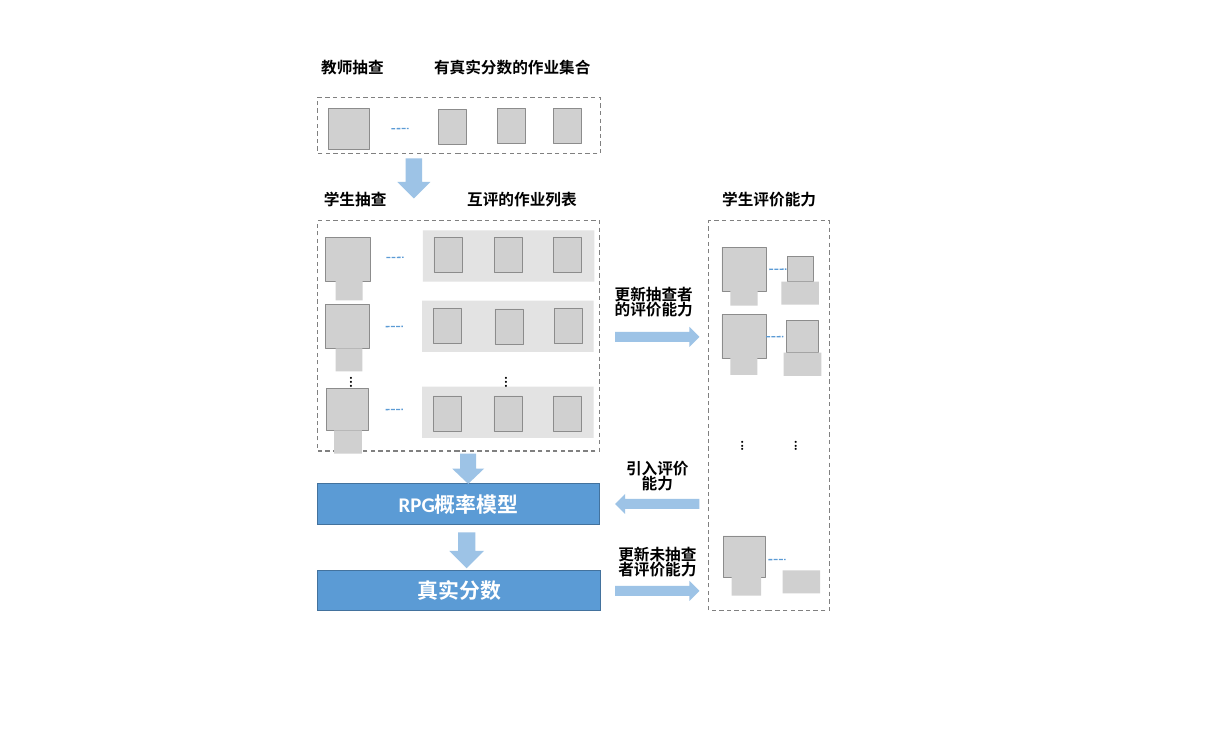
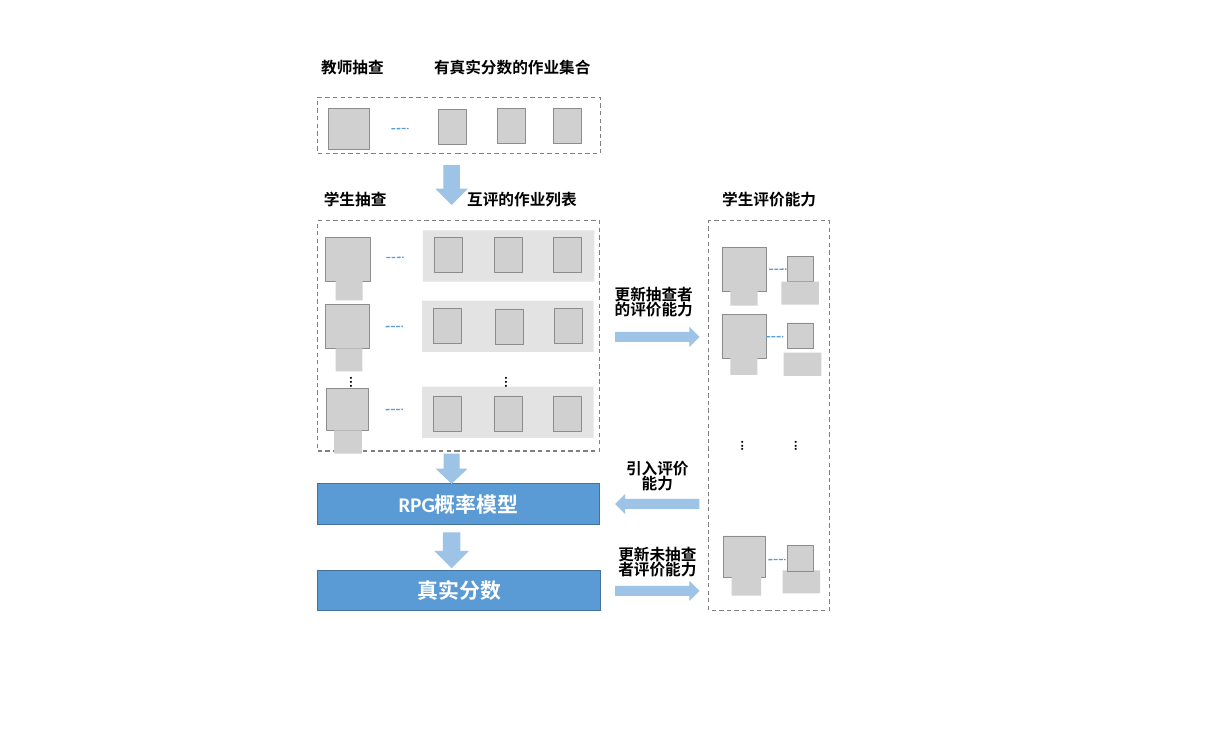
Before and after one commit to CHDYPY/douban, a slide deck: slide 5 of paper/相关图.pptx. Drawn at 1232x739 pixels with LibreOffice and Linux fonts; fonts in the diff are those of the drawing; grey boxes stand for pictures; background and template pictures are left out. Boxes give left, top, right and bottom in pixels: in the first picture for what was removed or moved away, otherwise in the second. Text is boxed around its words. In the diff, an @@ line names an element or a change of style, - is before the commit and + after.

```diff
--- a/paper/相关图.pptx
+++ b/paper/相关图.pptx
@@ right arrow moved from (x1=397, y1=159, x2=430, y2=199) to (x1=435, y1=165, x2=469, y2=205) @@
@@ picture resized from (x1=786, y1=321, x2=818, y2=353) to (x1=788, y1=323, x2=813, y2=349) @@
@@ right arrow moved from (x1=452, y1=454, x2=484, y2=484) to (x1=435, y1=454, x2=467, y2=484) @@
@@ right arrow moved from (x1=450, y1=532, x2=484, y2=569) to (x1=435, y1=532, x2=469, y2=569) @@
@@ picture added at (x1=788, y1=546, x2=813, y2=572) @@
```
Also in this commit, not shown: 3 other files.
